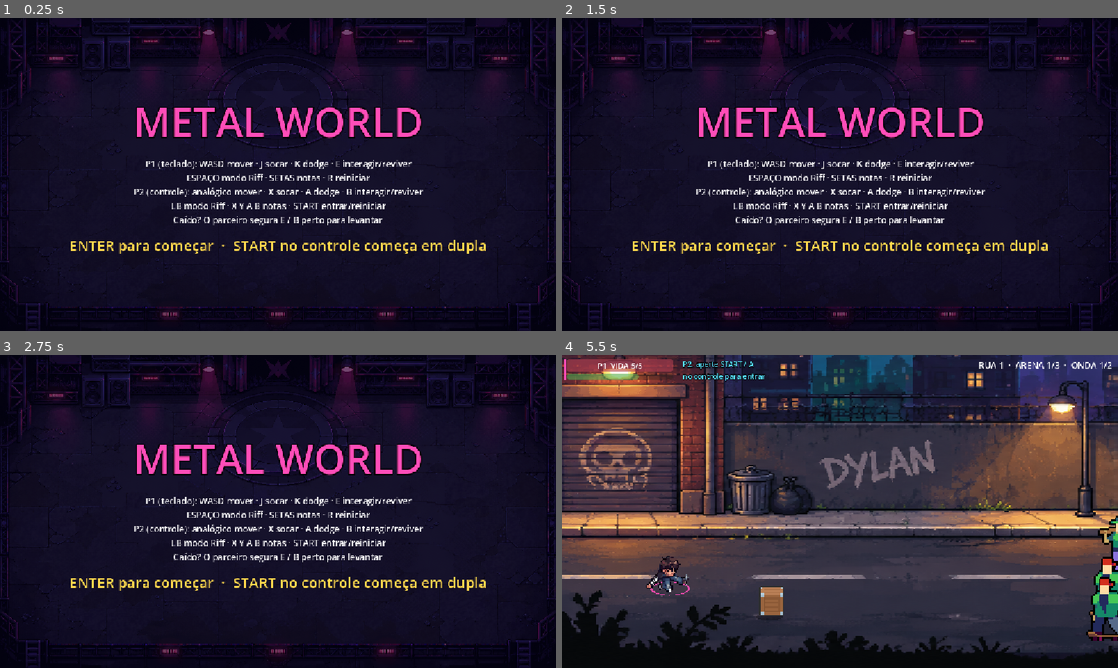
Above: before the commit, frames 1-4 (two rows, left to right).
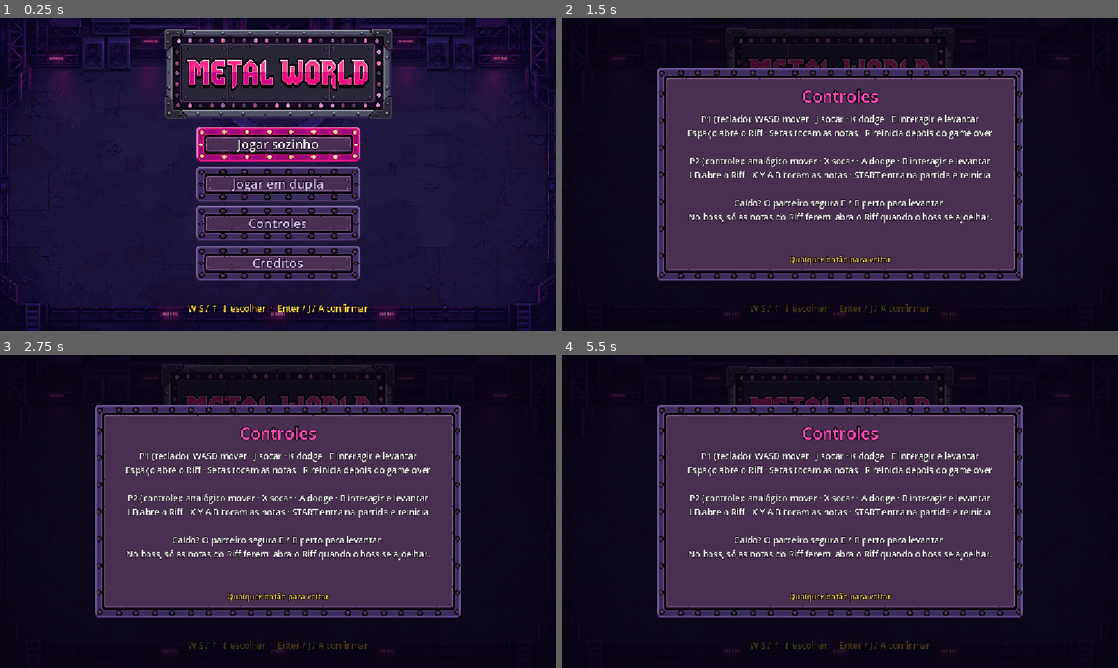
Above: after the commit, the same moments.

Repository: lucas-gif561/metalworld
Game: Godot game, scene res://ui/tela_inicial.tscn
The game is run twice, just before and just after one commit, with the same random seed, the same clock (stepped at 60 frames per second) and the same inputs. Sound files missing from this copy of the repository are replaced by a short silence.
Inputs (mouse positions are in pixels of both pictures, inside the frame that each line leads up to):
- Up to frame 1 (0.25 s): no input
- Up to frame 2 (1.5 s): click (840, 224) at 0.5 s, where only the run after the commit has a clickable "Controles"; click (840, 262) at 1.25 s, where only the run after the commit has a clickable "Créditos"
- Up to frame 3 (2.75 s): click (278, 480) at 2 s, where only the run after the commit has a clickable "Jogar sozinho"
- Up to frame 4 (5.5 s): click (840, 480) at 2.75 s, where only the run after the commit has a clickable "Jogar sozinho"; click (840, 520) at 3.5 s, where only the run after the commit has a clickable "Jogar em dupla"; click (840, 520) at 4.25 s, where only the run after the commit has a clickable "Jogar em dupla"; tap Enter (ui_accept) at 5, 5.27 s; move the mouse to (962, 495) at 5.02 s; hold D (mover_direita) from 5.03 s (still down); hold J (atacar) from 5.03 s (still down); click (962, 495) at 5.17 s; tap K (dodge) at 5.3 s

The runs differ from the first frame. In frame 1, 26% of the frame differs, in the area x 0-100%, y 0-98%; in frame 2, 47%; in frame 3, 47%; in frame 4, 70%, in the area x 0-100%, y 0-96%.

Commit message:
Menu principal "Palco de show"
- Placa METAL WORLD e botões apagado/aceso gerados no PixelLab
  (ui/sprites/, ampliados 2x); tema dos botões em ui/tema_menu.tres
- Botões: Jogar sozinho, Jogar em dupla, Controles, Créditos; o
  selecionado acende. Navegação por setas, WASD, direcional ou
  analógico; confirmar com Enter, Espaço, J, A ou START
- Janela de Controles/Créditos com moldura rebitada do mesmo kit
- Teste novo: tests/teste_menu.gd; CREDITS.md com a interface

Co-Authored-By: Claude Opus 5.5 <noreply@anthropic.com>

Diff:
--- /dev/null
+++ b/tests/teste_menu.gd
@@ -0,0 +1,82 @@
+extends SceneTree
+## Teste do menu principal: navegação, Controles/Créditos e iniciar
+## sozinho ou em dupla. Rode com: tests/rodar_testes.sh
+
+var jogo: Node
+var falhas := 0
+
+
+func checar(condicao: bool, texto: String) -> void:
+	if condicao:
+		print("  ok    ", texto)
+	else:
+		falhas += 1
+		print("  FALHOU ", texto)
+
+
+func esperar(segundos: float) -> void:
+	await create_timer(segundos, true, false, true).timeout
+
+
+func apertar(acao: String) -> void:
+	for pressionado in [true, false]:
+		var evento = InputEventAction.new()
+		evento.action = acao
+		evento.pressed = pressionado
+		Input.parse_input_event(evento)
+		await esperar(0.1)
+
+
+func focado() -> String:
+	var no = root.gui_get_focus_owner()
+	return no.name if no else ""
+
+
+func _initialize() -> void:
+	_rodar()
+
+
+func _rodar() -> void:
+	jogo = root.get_node("Jogo")
+	print("== Menu principal")
+	change_scene_to_file("res://ui/tela_inicial.tscn")
+	await esperar(0.5)
+	var menu = current_scene
+	checar(focado() == "JogarSozinho", "começa com 'Jogar sozinho' aceso")
+
+	await apertar("p1_mover_baixo")
+	checar(focado() == "JogarDupla", "S desce para 'Jogar em dupla'")
+	await esperar(0.2)
+	await apertar("ui_down")
+	checar(focado() == "Controles", "seta para baixo desce para 'Controles'")
+	await esperar(0.2)
+	await apertar("p1_mover_cima")
+	checar(focado() == "JogarDupla", "W sobe de volta")
+	await esperar(0.2)
+	await apertar("p1_mover_cima")
+	await esperar(0.2)
+	await apertar("p1_mover_cima")
+	checar(focado() == "Creditos", "subir do primeiro dá a volta para o último")
+
+	await apertar("p1_atacar")
+	checar(menu.janela.visible and menu.titulo_janela.text == "Créditos", "J abre a janela de Créditos")
+	await apertar("p1_dodge")
+	checar(not menu.janela.visible, "qualquer botão fecha a janela")
+
+	menu.get_node("Menu/JogarDupla").grab_focus()
+	await esperar(0.2)
+	await apertar("p1_atacar")
+	await esperar(0.8)
+	checar(current_scene != null and current_scene.scene_file_path == jogo.FASES[0].cena, "'Jogar em dupla' abre a Rua 1")
+	checar(jogo.p2_ativo and jogo.jogadores.size() == 2, "e já começa com os dois jogadores")
+
+	jogo.voltar_ao_inicio()
+	await esperar(0.6)
+	current_scene.get_node("Menu/JogarSozinho").grab_focus()
+	await esperar(0.2)
+	await apertar("p2_entrar")
+	await esperar(0.8)
+	checar(not jogo.p2_ativo and jogo.jogadores.size() == 1, "START em 'Jogar sozinho' começa só com o P1")
+
+	print("RESULTADO: ", "PASSOU" if falhas == 0 else "FALHOU (%d)" % falhas)
+	quit(1 if falhas > 0 else 0)
--- a/ui/tela_inicial.gd
+++ b/ui/tela_inicial.gd
@@ -1,16 +1,125 @@
 extends Control
+## Menu principal (tema "Palco de show").
+##
+## Visual inteiro na cena (tela_inicial.tscn) e no tema dos botões
+## (tema_menu.tres): placa do título, botões apagado/aceso e janela de
+## Controles/Créditos. Aqui fica só o comportamento.
+##
+## Navegação: setas, WASD, direcional ou analógico de qualquer jogador.
+## Confirmar: Enter, Espaço, J, A ou START.
+
+const TEXTO_CONTROLES = """P1 (teclado): WASD mover · J socar · K dodge · E interagir e levantar
+Espaço abre o Riff · Setas tocam as notas · R reinicia depois do game over
+
+P2 (controle): analógico mover · X socar · A dodge · B interagir e levantar
+LB abre o Riff · X Y A B tocam as notas · START entra na partida e reinicia
+
+Caído? O parceiro segura E / B perto para levantar.
+No boss, só as notas do Riff ferem: abra o Riff quando o boss se ajoelhar."""
+
+const TEXTO_CREDITOS = """MetalWorld — projeto da disciplina
+
+Dylan e interface: gerados pela equipe no PixelLab
+Inimigos e projéteis: Free City Enemies (CraftPix)
+Boss: Doom Scribe (CC BY 4.0)
+Barris e caixotes: Elthen · Comida: Pixel Coder
+Músicas: MintoDog (CC0) · Efeitos sonoros: Bfxr
+Teclas do Riff: Kenney
+
+Lista completa com licenças no arquivo CREDITS.md"""
+
+const ESPERA_NAVEGACAO = 0.18
+
+@onready var menu = $Menu
+@onready var placa = $Placa
+@onready var janela = $Janela
+@onready var titulo_janela = $Janela/Moldura/Titulo
+@onready var texto_janela = $Janela/Moldura/Texto
+
+var _proxima_navegacao := 0.0
+var _iniciando := false
 
 
 func _ready() -> void:
 	Audio.tocar_musica("ruas")
+	$Menu/JogarSozinho.pressed.connect(_jogar.bind(false))
+	$Menu/JogarDupla.pressed.connect(_jogar.bind(true))
+	$Menu/Controles.pressed.connect(_abrir_janela.bind("Controles", TEXTO_CONTROLES))
+	$Menu/Creditos.pressed.connect(_abrir_janela.bind("Créditos", TEXTO_CREDITOS))
+	for botao in menu.get_children():
+		botao.focus_entered.connect(_ao_focar)
+		botao.mouse_entered.connect(botao.grab_focus)
+	janela.hide()
+	$Menu/JogarSozinho.grab_focus.call_deferred()
+	_animar_placa()
+
+
+# A placa "respira" devagar, como letreiro de palco
+func _animar_placa() -> void:
+	var tween = create_tween().set_loops()
+	tween.tween_property(placa, "scale", Vector2(1.03, 1.03), 0.9).set_trans(Tween.TRANS_SINE)
+	tween.tween_property(placa, "scale", Vector2.ONE, 0.9).set_trans(Tween.TRANS_SINE)
+
+
+func _ao_focar() -> void:
+	Audio.tocar("nota_good", 0.0)
+
+
+func _jogar(em_dupla: bool) -> void:
+	if _iniciando:
+		return
+	_iniciando = true
+	Jogo.p2_ativo = em_dupla
+	Audio.tocar("ui_confirma", 0.0)
+	Jogo.iniciar_jogo()
+
+
+func _abrir_janela(titulo: String, texto: String) -> void:
+	Audio.tocar("ui_confirma", 0.0)
+	titulo_janela.text = titulo
+	texto_janela.text = texto
+	janela.show()
+
+
+func _fechar_janela() -> void:
+	janela.hide()
+	var focado = get_viewport().gui_get_focus_owner()
+	if focado == null:
+		$Menu/JogarSozinho.grab_focus()
 
 
 func _unhandled_input(event: InputEvent) -> void:
-	# START/A no controle do P2 já começa com os dois
-	if Controles.controle_p2 >= 0 and event.is_action_pressed(Controles.acao(2, "entrar")):
-		Jogo.p2_ativo = true
-		Audio.tocar("ui_confirma", 0.0)
-		Jogo.iniciar_jogo()
-	elif event.is_action_pressed("ui_accept") or event.is_action_pressed(Controles.acao(1, "entrar")):
-		Audio.tocar("ui_confirma", 0.0)
-		Jogo.iniciar_jogo()
+	if janela.visible:
+		if event.is_pressed() and not event.is_echo() and not event is InputEventMouseMotion and not event is InputEventJoypadMotion:
+			_fechar_janela()
+			get_viewport().set_input_as_handled()
+		return
+
+	# WASD do P1 e controles: as setas e o direcional já navegam sozinhos (ui_up/ui_down)
+	if _apertou(event, "mover_cima"):
+		_navegar(-1)
+	elif _apertou(event, "mover_baixo"):
+		_navegar(1)
+	elif _apertou(event, "atacar") or _apertou(event, "entrar"):
+		var focado = get_viewport().gui_get_focus_owner()
+		if focado is Button:
+			focado.pressed.emit()
+			get_viewport().set_input_as_handled()
+
+
+func _apertou(event: InputEvent, nome: String) -> bool:
+	for id_jogador in [1, 2]:
+		if event.is_action_pressed(Controles.acao(id_jogador, nome), false):
+			return true
+	return false
+
+
+func _navegar(passo: int) -> void:
+	var agora = Time.get_ticks_msec() / 1000.0
+	if agora < _proxima_navegacao:
+		return
+	_proxima_navegacao = agora + ESPERA_NAVEGACAO
+	var botoes = menu.get_children()
+	var atual = botoes.find(get_viewport().gui_get_focus_owner())
+	botoes[wrapi(atual + passo, 0, botoes.size())].grab_focus()
+	get_viewport().set_input_as_handled()
--- a/ui/tela_inicial.tscn
+++ b/ui/tela_inicial.tscn
@@ -2,6 +2,9 @@
 
 [ext_resource type="Script" path="res://ui/tela_inicial.gd" id="1_tela"]
 [ext_resource type="Texture2D" path="res://assets/fundos/arena_neon.png" id="2_fundo"]
+[ext_resource type="Texture2D" path="res://ui/sprites/placa_titulo.png" id="3_placa"]
+[ext_resource type="Theme" path="res://ui/tema_menu.tres" id="4_tema"]
+[ext_resource type="Texture2D" path="res://ui/sprites/botao_menu.png" id="5_moldura"]
 
 [node name="TelaInicial" type="Control"]
 layout_mode = 3
@@ -10,6 +13,7 @@
 anchor_bottom = 1.0
 grow_horizontal = 2
 grow_vertical = 2
+theme = ExtResource("4_tema")
 script = ExtResource("1_tela")
 
 [node name="Fundo" type="TextureRect" parent="."]
@@ -30,46 +34,164 @@
 anchor_bottom = 1.0
 grow_horizontal = 2
 grow_vertical = 2
-color = Color(0, 0, 0, 0.55)
+color = Color(0.05, 0.02, 0.1, 0.45)
 
-[node name="Conteudo" type="VBoxContainer" parent="."]
+[node name="Placa" type="TextureRect" parent="."]
+layout_mode = 1
+anchors_preset = 5
+anchor_left = 0.5
+anchor_right = 0.5
+offset_left = -236.0
+offset_top = 22.0
+offset_right = 236.0
+offset_bottom = 208.0
+grow_horizontal = 2
+pivot_offset = Vector2(236, 93)
+texture = ExtResource("3_placa")
+
+[node name="Menu" type="VBoxContainer" parent="."]
+layout_mode = 1
+anchors_preset = 5
+anchor_left = 0.5
+anchor_right = 0.5
+offset_left = -170.0
+offset_top = 226.0
+offset_right = 170.0
+offset_bottom = 544.0
+grow_horizontal = 2
+theme_override_constants/separation = 10
+
+[node name="JogarSozinho" type="Button" parent="Menu"]
+custom_minimum_size = Vector2(340, 72)
+layout_mode = 2
+text = "Jogar sozinho"
+
+[node name="JogarDupla" type="Button" parent="Menu"]
+custom_minimum_size = Vector2(340, 72)
+layout_mode = 2
+text = "Jogar em dupla"
+
+[node name="Controles" type="Button" parent="Menu"]
+custom_minimum_size = Vector2(340, 72)
+layout_mode = 2
+text = "Controles"
+
+[node name="Creditos" type="Button" parent="Menu"]
+custom_minimum_size = Vector2(340, 72)
+layout_mode = 2
+text = "Créditos"
+
+[node name="Dica" type="Label" parent="."]
+layout_mode = 1
+anchors_preset = 7
+anchor_left = 0.5
+anchor_top = 1.0
+anchor_right = 0.5
+anchor_bottom = 1.0
+offset_left = -300.0
+offset_top = -60.0
+offset_right = 300.0
+offset_bottom = -30.0
+grow_horizontal = 2
+grow_vertical = 0
+theme_override_colors/font_color = Color(1, 0.85, 0.3, 1)
+theme_override_colors/font_outline_color = Color(0, 0, 0, 1)
+theme_override_constants/outline_size = 6
+theme_override_font_sizes/font_size = 18
+text = "W S / ↑ ↓ escolher  ·  Enter / J / A confirmar"
+horizontal_alignment = 1
+
+[node name="Janela" type="ColorRect" parent="."]
+visible = false
+layout_mode = 1
+anchors_preset = 15
+anchor_right = 1.0
+anchor_bottom = 1.0
+grow_horizontal = 2
+grow_vertical = 2
+color = Color(0.03, 0.01, 0.06, 0.75)
+
+[node name="Moldura" type="NinePatchRect" parent="Janela"]
 layout_mode = 1
 anchors_preset = 8
 anchor_left = 0.5
 anchor_top = 0.5
 anchor_right = 0.5
 anchor_bottom = 0.5
-offset_left = -350.0
-offset_top = -230.0
-offset_right = 350.0
-offset_bottom = 230.0
+offset_left = -380.0
+offset_top = -220.0
+offset_right = 380.0
+offset_bottom = 220.0
 grow_horizontal = 2
 grow_vertical = 2
-theme_override_constants/separation = 18
-alignment = 1
+texture = ExtResource("5_moldura")
+draw_center = false
+patch_margin_left = 24
+patch_margin_top = 24
+patch_margin_right = 24
+patch_margin_bottom = 24
+axis_stretch_horizontal = 2
+axis_stretch_vertical = 2
 
-[node name="Titulo" type="Label" parent="Conteudo"]
-layout_mode = 2
-theme_override_colors/font_color = Color(1, 0.3019608, 0.72156864, 1)
+[node name="Centro" type="ColorRect" parent="Janela/Moldura"]
+show_behind_parent = true
+layout_mode = 1
+anchors_preset = 15
+anchor_right = 1.0
+anchor_bottom = 1.0
+offset_left = 22.0
+offset_top = 22.0
+offset_right = -22.0
+offset_bottom = -22.0
+grow_horizontal = 2
+grow_vertical = 2
+color = Color(0.286, 0.188, 0.314, 1)
+
+[node name="Titulo" type="Label" parent="Janela/Moldura"]
+layout_mode = 1
+anchors_preset = 10
+anchor_right = 1.0
+offset_top = 34.0
+offset_bottom = 80.0
+grow_horizontal = 2
+theme_override_colors/font_color = Color(1, 0.3, 0.72, 1)
 theme_override_colors/font_outline_color = Color(0, 0, 0, 1)
-theme_override_constants/outline_size = 10
-theme_override_font_sizes/font_size = 84
-text = "METAL WORLD"
+theme_override_constants/outline_size = 8
+theme_override_font_sizes/font_size = 34
+text = "Controles"
 horizontal_alignment = 1
 
-[node name="Controles" type="Label" parent="Conteudo"]
-layout_mode = 2
-text = "P1 (teclado): WASD mover · J socar · K dodge · E interagir/reviver
-ESPAÇO modo Riff · SETAS notas · R reiniciar
-P2 (controle): analógico mover · X socar · A dodge · B interagir/reviver
-LB modo Riff · X Y A B notas · START entrar/reiniciar
-Caído? O parceiro segura E / B perto para levantar"
+[node name="Texto" type="Label" parent="Janela/Moldura"]
+layout_mode = 1
+anchors_preset = 15
+anchor_right = 1.0
+anchor_bottom = 1.0
+offset_left = 48.0
+offset_top = 92.0
+offset_right = -48.0
+offset_bottom = -64.0
+grow_horizontal = 2
+grow_vertical = 2
+theme_override_colors/font_outline_color = Color(0, 0, 0, 1)
+theme_override_constants/outline_size = 4
 theme_override_font_sizes/font_size = 18
+text = "Texto da janela"
 horizontal_alignment = 1
+autowrap_mode = 3
 
-[node name="Iniciar" type="Label" parent="Conteudo"]
-layout_mode = 2
+[node name="Voltar" type="Label" parent="Janela/Moldura"]
+layout_mode = 1
+anchors_preset = 12
+anchor_top = 1.0
+anchor_right = 1.0
+anchor_bottom = 1.0
+offset_top = -56.0
+offset_bottom = -30.0
+grow_horizontal = 2
+grow_vertical = 0
 theme_override_colors/font_color = Color(1, 0.85, 0.3, 1)
-theme_override_font_sizes/font_size = 30
-text = "ENTER para começar  ·  START no controle começa em dupla"
+theme_override_colors/font_outline_color = Color(0, 0, 0, 1)
+theme_override_constants/outline_size = 5
+theme_override_font_sizes/font_size = 16
+text = "Qualquer botão para voltar"
 horizontal_alignment = 1
--- /dev/null
+++ b/ui/tema_menu.tres
@@ -0,0 +1,43 @@
+[gd_resource type="Theme" format=3]
+
+[ext_resource type="Texture2D" path="res://ui/sprites/botao_menu.png" id="1_apagado"]
+[ext_resource type="Texture2D" path="res://ui/sprites/botao_menu_aceso.png" id="2_aceso"]
+
+[sub_resource type="StyleBoxTexture" id="StyleBoxTexture_apagado"]
+content_margin_left = 28.0
+content_margin_top = 8.0
+content_margin_right = 28.0
+content_margin_bottom = 10.0
+texture = ExtResource("1_apagado")
+texture_margin_left = 24.0
+texture_margin_top = 24.0
+texture_margin_right = 24.0
+texture_margin_bottom = 24.0
+axis_stretch_horizontal = 2
+
+[sub_resource type="StyleBoxTexture" id="StyleBoxTexture_aceso"]
+content_margin_left = 28.0
+content_margin_top = 8.0
+content_margin_right = 28.0
+content_margin_bottom = 10.0
+texture = ExtResource("2_aceso")
+texture_margin_left = 24.0
+texture_margin_top = 24.0
+texture_margin_right = 24.0
+texture_margin_bottom = 24.0
+axis_stretch_horizontal = 2
+
+[resource]
+Button/colors/font_color = Color(0.82, 0.76, 0.93, 1)
+Button/colors/font_focus_color = Color(1, 1, 1, 1)
+Button/colors/font_hover_color = Color(1, 1, 1, 1)
+Button/colors/font_hover_pressed_color = Color(1, 1, 1, 1)
+Button/colors/font_outline_color = Color(0.1, 0.02, 0.12, 1)
+Button/colors/font_pressed_color = Color(1, 0.9, 0.96, 1)
+Button/constants/outline_size = 6
+Button/font_sizes/font_size = 26
+Button/styles/focus = SubResource("StyleBoxTexture_aceso")
+Button/styles/hover = SubResource("StyleBoxTexture_aceso")
+Button/styles/hover_pressed = SubResource("StyleBoxTexture_aceso")
+Button/styles/normal = SubResource("StyleBoxTexture_apagado")
+Button/styles/pressed = SubResource("StyleBoxTexture_aceso")
Binary file added: ui/sprites/botao_menu.png
Not shown, added: ui/sprites/botao_menu.png.import
Binary file added: ui/sprites/botao_menu_aceso.png
Not shown, added: ui/sprites/botao_menu_aceso.png.import
Binary file added: ui/sprites/placa_titulo.png
Not shown, added: ui/sprites/placa_titulo.png.import
Not shown, changed: CREDITS.md
